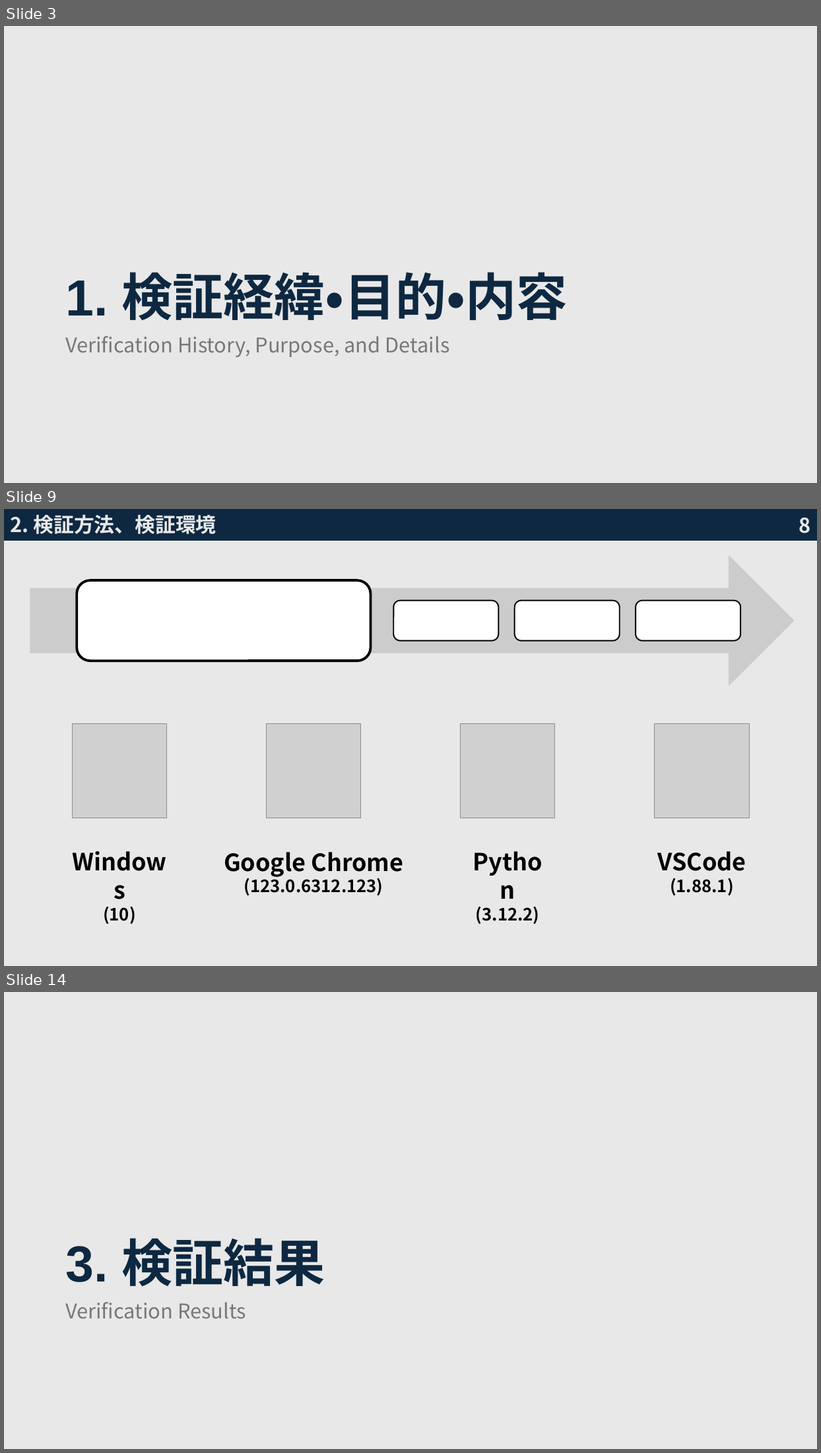
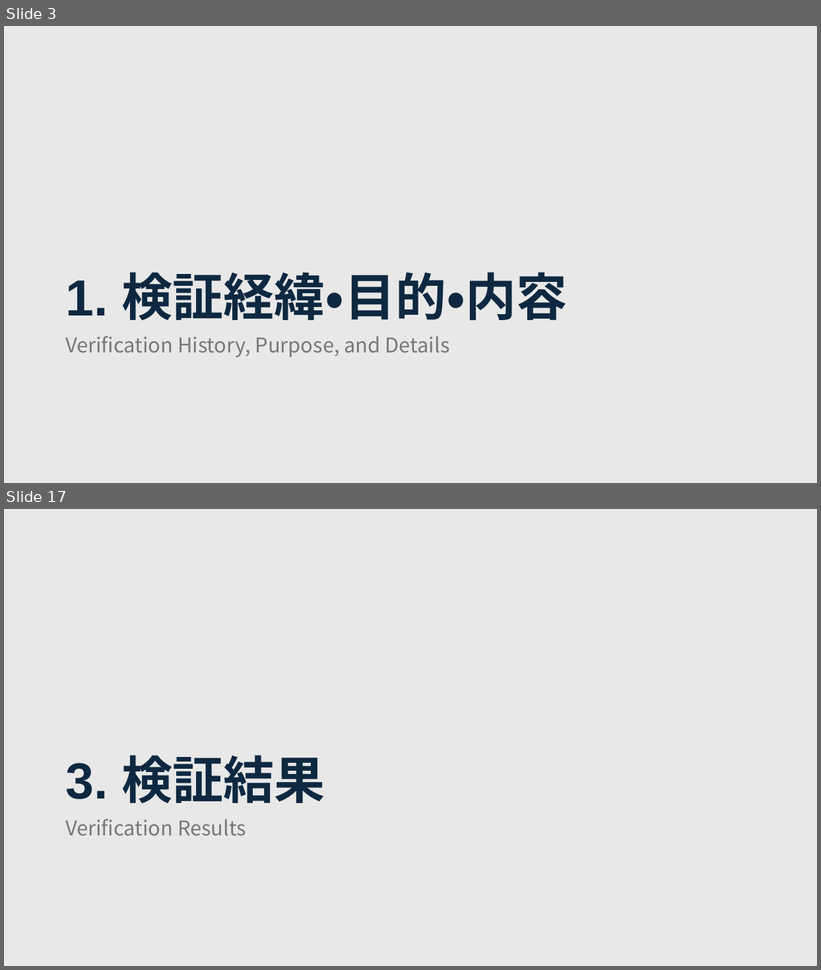
Before and after one commit to sahokk/JavaDakoku0502, a slide deck: 技術検証発表資料2.pptx. Shown one above the other, each under a label of ours: slides 3, 9 and 14 before the commit, slides 3 and 17 after it; the slides between them are not shown. The pictures are 821x1453 and 821x970 pixels, drawn with LibreOffice and Linux fonts; fonts in the diff are those of the drawing; grey boxes stand for pictures. Boxes give left, top, right and bottom in pixels: in the first picture for what was removed or moved away, otherwise in the second. Text is boxed around its words. In the diff, an @@ line names an element or a change of style, - is before the commit and + after.

```diff
--- a/技術検証発表資料2.pptx
+++ b/技術検証発表資料2.pptx
@@ slide 9 removed at [4, 509, 817, 966], background #E8E8E8 @@
@@ rectangle removed at [4, 509, 817, 540] @@
@@ text removed at [10, 514, 216, 534] @@
-2. 検証方法、検証環境
@@ page number removed at [799, 518, 811, 533] @@
-8
@@ group removed at [30, 555, 795, 687]: 4 rounded rectangles, 1 right arrow @@
@@ picture removed at [73, 723, 167, 819] @@
@@ picture removed at [266, 723, 361, 819] @@
@@ picture removed at [461, 723, 556, 819] @@
@@ picture removed at [655, 723, 749, 819] @@
@@ text removed at [224, 852, 404, 896] @@
-Google Chrome
-(123.0.6312.123)
@@ text removed at [657, 852, 746, 896] @@
-VSCode
-(1.88.1)
@@ text removed at [103, 906, 136, 924] @@
-Windows
-(10)
@@ text removed at [476, 906, 540, 924] @@
-Python
-(3.12.2)
@@ what was slide 14 is now slide 17 @@
```
Also in this commit, not shown: 12 slides changed, 15 slides added, 7 other slides removed, 31 other files.
